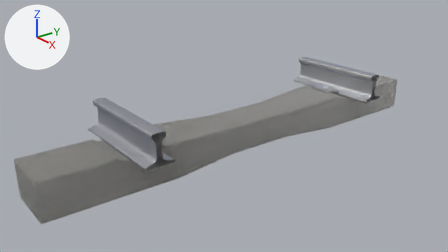
A saved change to the Blender file assets/rail.blend.
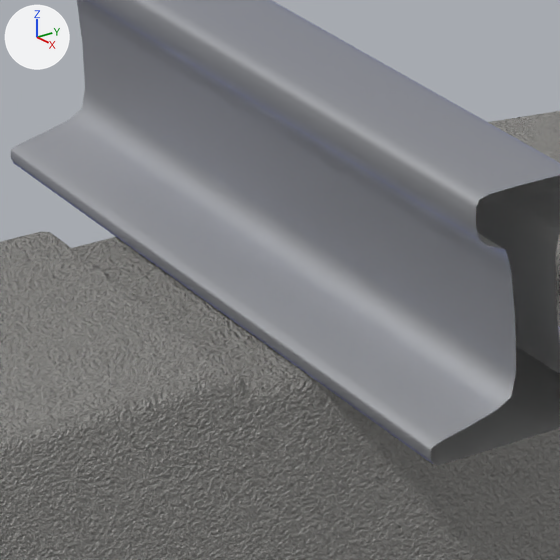
There are two pictures of each version: one from the file's camera 'Camera', one close up on the part from 19% to 36% of the width and 43% to 73% of the height. Every picture has the same lights, and +X, +Y and +Z are marked at upper left.

The scene before the commit, as lines of its bpy script (objects in view):
```python
me_cube_001 = bpy.data.meshes.new('Cube.001')
me_cube_001.from_pydata(...)  # 92 vertices, 56 faces; spans x -0.094..0.094, y 0.009..0.094, z -0.019..0.015
me_cube_001.polygons.foreach_set('use_smooth', [True] * 56)
me_cube_001.materials.append(mat_rail)
me_cube_003 = bpy.data.meshes.new('Cube.003')
me_cube_003.from_pydata(...)  # 156 vertices, 104 faces; spans x -1.0..1.0, y -1.14..1.14, z -0.06..13.04
me_cube_003.polygons.foreach_set('use_smooth', [True] * 104)
me_cube_003.materials.append(mat_rail)
me_cube_007 = bpy.data.meshes.new('Cube.007')
me_cube_007.from_pydata(...)  # 36 vertices, 32 faces; spans x -0.145..0.145, y 0.0..1.25, z -0.1..0.1
me_cube_007.polygons.foreach_set('use_smooth', [True] * 32)
me_cube_007.materials.append(mat_traverse)
ob_attache1 = bpy.data.objects.new('Attache1', me_cube_001)
ob_attache1.location = (0.0, 0.5996, -0.1665)
_m = ob_attache1.modifiers.new('Bevel', 'BEVEL')
_m.width = 0.01
_m.width_pct = 0.01
_m.segments = 2
_m.limit_method = 'NONE'
_m.spread = 0.0
ob_rail2 = bpy.data.objects.new('Rail2', me_cube_003)
ob_rail2.location = (0.0, -0.7545, -0.193)
ob_rail2.scale = (0.3, 0.0659, 0.0123)
ob_traverse = bpy.data.objects.new('Traverse', me_cube_007)
ob_traverse.location = (0.0, 0.0, -0.2777)
_m = ob_traverse.modifiers.new('Mirror', 'MIRROR')
_m.use_axis = (False, True, False)
_m.use_clip = True
_m = ob_traverse.modifiers.new('Bevel', 'BEVEL')
_m.width = 0.01
_m.width_pct = 0.01
_m.segments = 3
_m.spread = 0.0
```
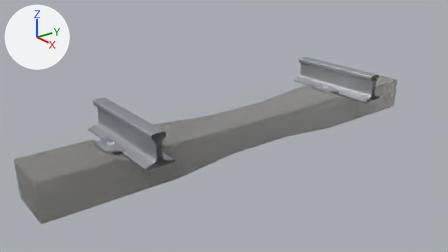
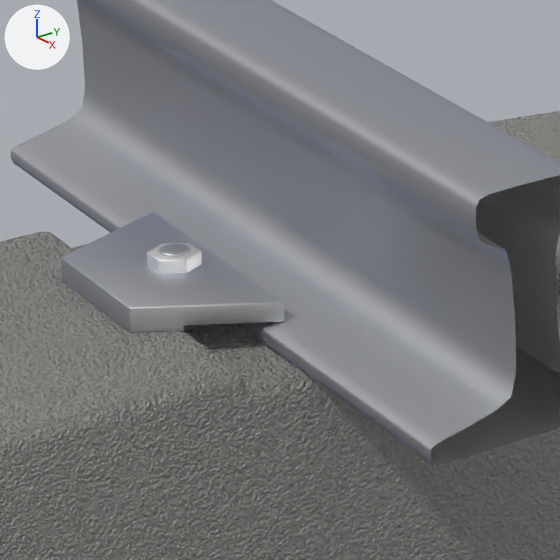
Commit message: Fixed the rail section

Boxes (x1, y1, x2, y2) around the edits, measured in the close-ups (560 x 560 px):
```json
{"object": "Attache2.001", "change": "added", "after": [61, 212, 284, 333]}
```

The change, as JSON lines over the scene's bpy script:
```json
{"op": "add", "block": "ob_attache2_001", "code": ["ob_attache2_001 = bpy.data.objects.new('Attache2.001', me_cube_001.copy())  # the mesh of ob_attache1", "ob_attache2_001.location = (0.0, -0.9101, -0.1665)", "_m = ob_attache2_001.modifiers.new('Bevel', 'BEVEL')", "_m.width = 0.01", "_m.width_pct = 0.01", "_m.segments = 2", "_m.limit_method = 'NONE'", "_m.spread = 0.0"]}
```
